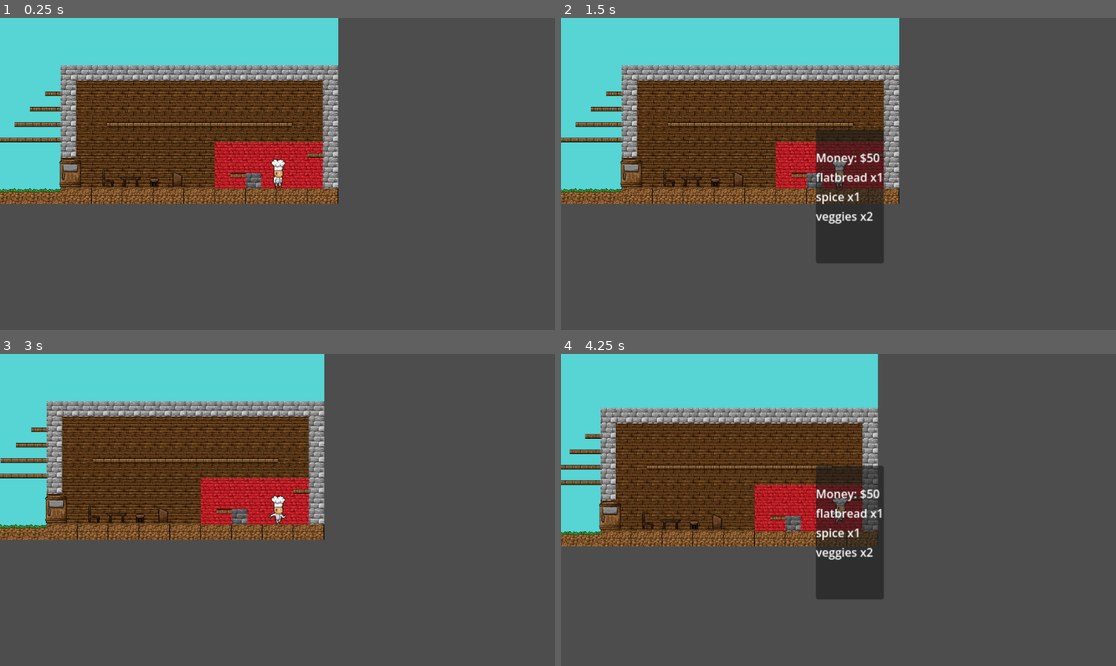
Above: before the commit, frames 1-4 (two rows, left to right).
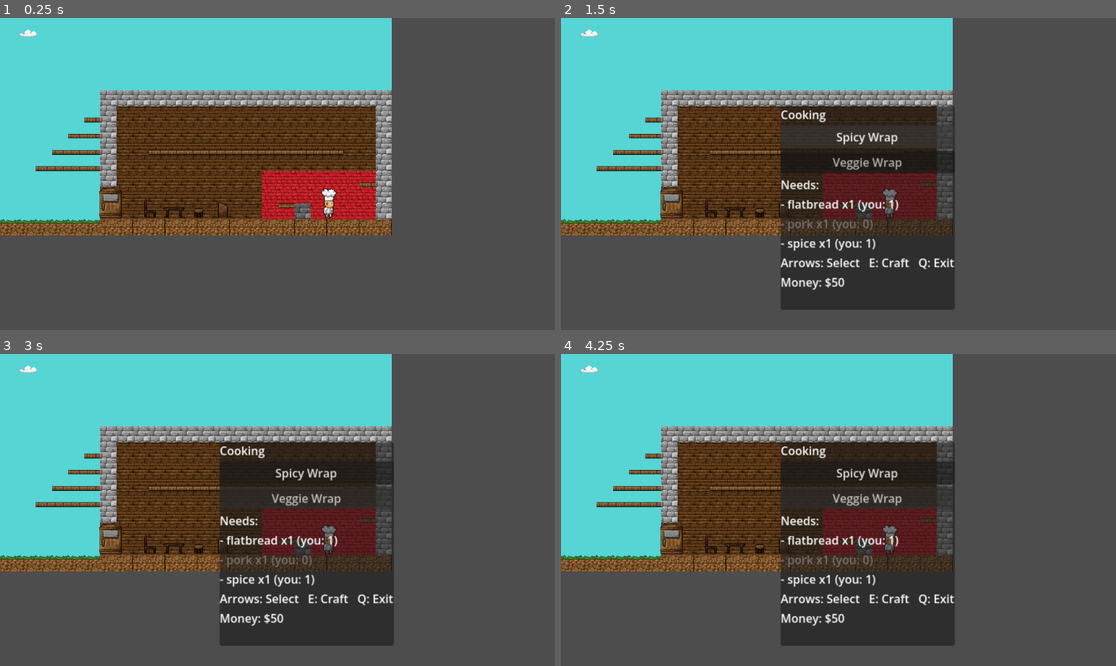
Above: after the commit, the same moments.

Repository: AbstrAct404/Week4-ServeOrSlaughter
Game: Godot game, scene res://tscn/map.tscn
Same seed, same stepped clock (60 frames per second), same inputs: the game is played once before the commit and once after it.
Inputs (mouse positions are in pixels of both pictures, inside the frame that each line leads up to):
- Up to frame 1 (0.25 s): no input
- Up to frame 2 (1.5 s): hold D (move_right) 0.53-1.25 s; hold E (interact) 0.53-1.25 s; tap W (jump) at 0.77 s; tap B (open_bag) at 0.8 s; click (866, 136) at 1.25 s, where only the run after the commit has a clickable "Spicy Wrap"
- Up to frame 3 (3 s): click (305, 497) at 2 s, where only the run after the commit has a clickable "Veggie Wrap"; tap Enter at 2.75 s; hold D (move_right) from 2.78 s (still down); tap B (open_bag) at 2.85 s
- Up to frame 4 (4.25 s): tap W (jump) at 3.02 s; tap E (interact) at 3.05 s; release D (move_right) at 3.53 s; hold A (move_left) from 3.53 s (still down); hold 1 (hotbar_1) from 3.53 s (still down); tap B (open_bag) at 3.8 s

The runs differ from the first frame. In frame 1, 31% of the frame differs, in the area x 0-71%, y 0-70%; in frame 2, 37%; in frame 3, 40%, in the area x 0-71%, y 0-94%; in frame 4, 37%.

Commit message:
fixed shop station logic to enable accurate buying

Diff:
--- a/project.godot
+++ b/project.godot
@@ -12,12 +12,12 @@
 
 config/name="Week4-ServeOrSlaughter"
 run/main_scene="uid://rity8gfa1j7b"
-config/features=PackedStringArray("4.6", "Forward Plus")
+config/features=PackedStringArray("4.5", "Forward Plus")
 config/icon="res://icon.svg"
 
 [autoload]
 
-Inventory="*uid://b050q3xhcipbk"
+Inventory="*res://inventory.gd"
 
 [input]
 
--- a/tscn/map.tscn
+++ b/tscn/map.tscn
@@ -74,9 +74,9 @@
 [sub_resource type="RectangleShape2D" id="RectangleShape2D_e2bhf"]
 size = Vector2(127.5, 92.25)
 
-[node name="Map" type="Node2D" unique_id=1307306831]
+[node name="Map" type="Node2D"]
 
-[node name="Ground" type="TileMap" parent="." unique_id=2016016509]
+[node name="Ground" type="TileMap" parent="."]
 tile_set = SubResource("TileSet_oeqvb")
 format = 2
 layer_0/tile_data = PackedInt32Array(720915, 1114116, 0, 720916, 1114116, 0, 720917, 1114116, 0, 720918, 1114116, 0, 72 …(14157 unchanged characters)…
@@ -84,46 +84,48 @@
 layer_1/z_index = 1
 layer_1/tile_data = PackedInt32Array(1245202, 1638404, 0, 1245203, 1703940, 0, 1245204, 1638404, 0, 1245205, 1703940, 0 …(1612 unchanged characters)…
 
-[node name="Decorations" type="Node2D" parent="." unique_id=2094426496]
+[node name="Decorations" type="Node2D" parent="."]
 
-[node name="Clouds" type="Sprite2D" parent="Decorations" unique_id=2026471329]
+[node name="Clouds" type="Sprite2D" parent="Decorations"]
 position = Vector2(338, 240)
 texture = ExtResource("2_3ebdm")
 
-[node name="Clouds2" type="Sprite2D" parent="Decorations" unique_id=1359751562]
+[node name="Clouds2" type="Sprite2D" parent="Decorations"]
 position = Vector2(800, 200)
 texture = ExtResource("2_3ebdm")
 
-[node name="Furnitures" type="Sprite2D" parent="Decorations" unique_id=275468891]
+[node name="Furnitures" type="Sprite2D" parent="Decorations"]
 z_index = 3
 position = Vector2(745.5, 580)
 scale = Vector2(1.5, 1.5)
 texture = ExtResource("3_oeqvb")
 
-[node name="Player" parent="." unique_id=1595334429 instance=ExtResource("4_yx4x3")]
+[node name="Player" parent="." instance=ExtResource("4_yx4x3")]
 position = Vector2(1026, 576)
 scale = Vector2(1.3, 1.3)
 
-[node name="Camera2D" type="Camera2D" parent="Player" unique_id=2106630466]
+[node name="Camera2D" type="Camera2D" parent="Player"]
+offset = Vector2(-100, -60)
+zoom = Vector2(1.05, 1.05)
 
-[node name="CookingStation" type="Area2D" parent="." unique_id=1558437927]
+[node name="CookingStation" type="Area2D" parent="."]
 collision_layer = 4
 script = ExtResource("5_x0n1c")
 
-[node name="CollisionShape2D" type="CollisionShape2D" parent="CookingStation" unique_id=1085050590]
+[node name="CollisionShape2D" type="CollisionShape2D" parent="CookingStation"]
 position = Vector2(1007.75, 560.25)
 shape = SubResource("RectangleShape2D_yx4x3")
 
-[node name="ShopStation" type="Area2D" parent="." unique_id=864369598]
+[node name="ShopStation" type="Area2D" parent="."]
 collision_layer = 5
 script = ExtResource("6_e2bhf")
 
-[node name="CollisionShape2D" type="CollisionShape2D" parent="ShopStation" unique_id=493457997]
+[node name="CollisionShape2D" type="CollisionShape2D" parent="ShopStation"]
 position = Vector2(862, 426)
 shape = SubResource("RectangleShape2D_e2bhf")
 
-[node name="UI" parent="." unique_id=359949993 groups=["ui_manager"] instance=ExtResource("7_1f6fc")]
+[node name="UI" parent="." groups=["ui_manager"] instance=ExtResource("7_1f6fc")]
 
-[node name="Door" parent="." unique_id=1804910814 instance=ExtResource("8_bhkyt")]
+[node name="Door" parent="." instance=ExtResource("8_bhkyt")]
 position = Vector2(596, 576)
 scale = Vector2(0.9, 0.9)
--- a/tscn/player.gd
+++ b/tscn/player.gd
@@ -40,6 +40,9 @@
 	_update_animation(dir)
 
 func _input(event):
+	if ui_blocked:
+		return
+
 	if event.is_action_pressed("interact"):
 		try_interact()
 
@@ -51,12 +54,15 @@
 	if event.is_action_pressed("hotbar_1"):
 		Inventory.set_selected_slot(0)
 		_update_held_icon()
+
 	if event.is_action_pressed("hotbar_2"):
 		Inventory.set_selected_slot(1)
 		_update_held_icon()
+
 	if event.is_action_pressed("hotbar_3"):
 		Inventory.set_selected_slot(2)
 		_update_held_icon()
+
 
 func _update_held_icon():
 	var id := Inventory.get_selected_item_id()
--- a/tscn/ui.gd
+++ b/tscn/ui.gd
@@ -38,13 +38,15 @@
 var shop_sel := 0
 var bag_sel := 0
 var bag_view_ids: Array[String] = []
+var ignore_next_interact := false
+
 
 var recipes := [
 	{
 		"id": "spicy_wrap",
 		"name": "Spicy Wrap",
-		"needs": {"flatbread": 1, "meat_monster": 1, "spice": 1},
-		"gives": {"meal_spicy_wrap": 1}
+		"needs": {"flatbread": 1, "pork": 1, "spice": 1},
+		"gives": {"meal_spicy_wrap": 1} #changed meat_monster to meat_pork to be able to craft with no monsters
 	},
 	{
 		"id": "veggie_wrap",
@@ -59,7 +61,7 @@
 	{"id":"veggies",       "name":"Veggies",       "price": 6},
 	{"id":"sauce",         "name":"Sauce",         "price": 7},
 	{"id":"spice",         "name":"Spice",         "price": 4},
-	{"id":"meat_pork",     "name":"Pork",          "price": 14},
+	{"id":"pork",     "name":"Pork",          "price": 14},
 ]
 
 func _item_icon(id: String) -> Texture2D:
@@ -91,6 +93,7 @@
 
 
 func _ready():
+	set_process_unhandled_input(true)
 	_build_cooking_ui()
 	_build_shop_ui()
 	_hide_all()
@@ -99,10 +102,12 @@
 	_refresh_hud()
 
 
+
 func _unhandled_input(event):
 	if not ui_open:
 		return
 
+
 	if event.is_action_pressed("cancel"):
 		close_ui()
 		get_viewport().set_input_as_handled()
@@ -122,8 +127,14 @@
 		get_viewport().set_input_as_handled()
 
 	if event.is_action_pressed("interact"):
+		if ignore_next_interact:
+			ignore_next_interact = false
+			get_viewport().set_input_as_handled()
+			return
+
 		_confirm()
 		get_viewport().set_input_as_handled()
+
 
 	if ui_open and mode == "bag" and event.is_action_pressed("swap_hotbar"):
 		if selection_index >= 0 and selection_index < bag_view_ids.size():
@@ -146,10 +157,13 @@
 	ui_open = true
 	selection_index = cook_sel
 
+	ignore_next_interact = true
+
 	cooking_panel.visible = true
 	shop_panel.visible = false
 	_refresh_cooking()
 
+
 func open_shop(player: Node) -> void:
 	current_player = player
 	_lock_player(true)
@@ -158,9 +172,12 @@
 	ui_open = true
 	selection_index = shop_sel
 
+	ignore_next_interact = true
+
 	shop_panel.visible = true
 	cooking_panel.visible = false
 	_refresh_shop()
+
 
 func close_ui() -> void:
 	ui_open = false
@@ -298,11 +315,17 @@
 func _buy_selected():
 	var it = shop_items[selection_index]
 	var price := int(it["price"])
+	print("BUY CALLED item =", it["id"], "price =", price, "money before =", Inventory.money)
+
 	if Inventory.money < price:
-		return
+		_set_status("Not enough money.", false)
+		return
+
 	Inventory.money -= price
 	Inventory.add_item(it["id"], 1)
+	print("money after =", Inventory.money)
 	_set_status("Bought: %s" % it["name"], true)
+
 
 
 func toggle_bag(player: Node) -> void:
@@ -325,11 +348,16 @@
 	shop_panel.visible = false
 	_refresh_bag()
 
+
+
+#fixed the function so it can refelct real buying action
 func _refresh_bag() -> void:
 	bag_money.text = "Money: $%d" % Inventory.money
 
 	for c in bag_list.get_children():
 		c.queue_free()
+
+	bag_view_ids.clear()  # <-- move clear HERE
 
 	var keys := Inventory.bag.keys()
 	keys.sort()
@@ -343,7 +371,6 @@
 		line.text = "%s x%d" % [k, amt]
 		bag_list.add_child(line)
 
-	bag_view_ids.clear()
 
 
 func _set_status(msg: String, ok: bool) -> void:
Not shown: 1 places in tscn/map.tscn that only renumber resources
